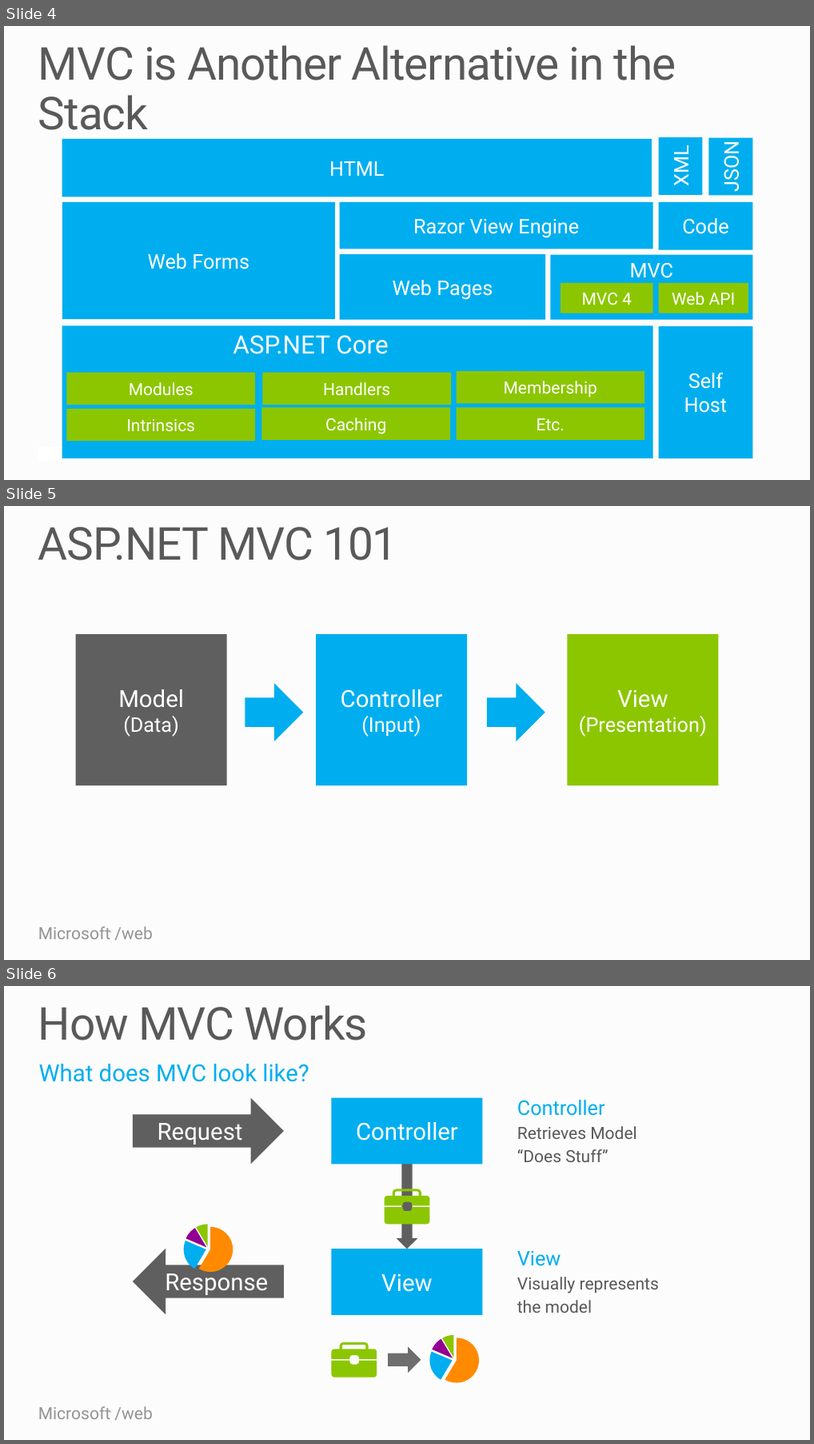
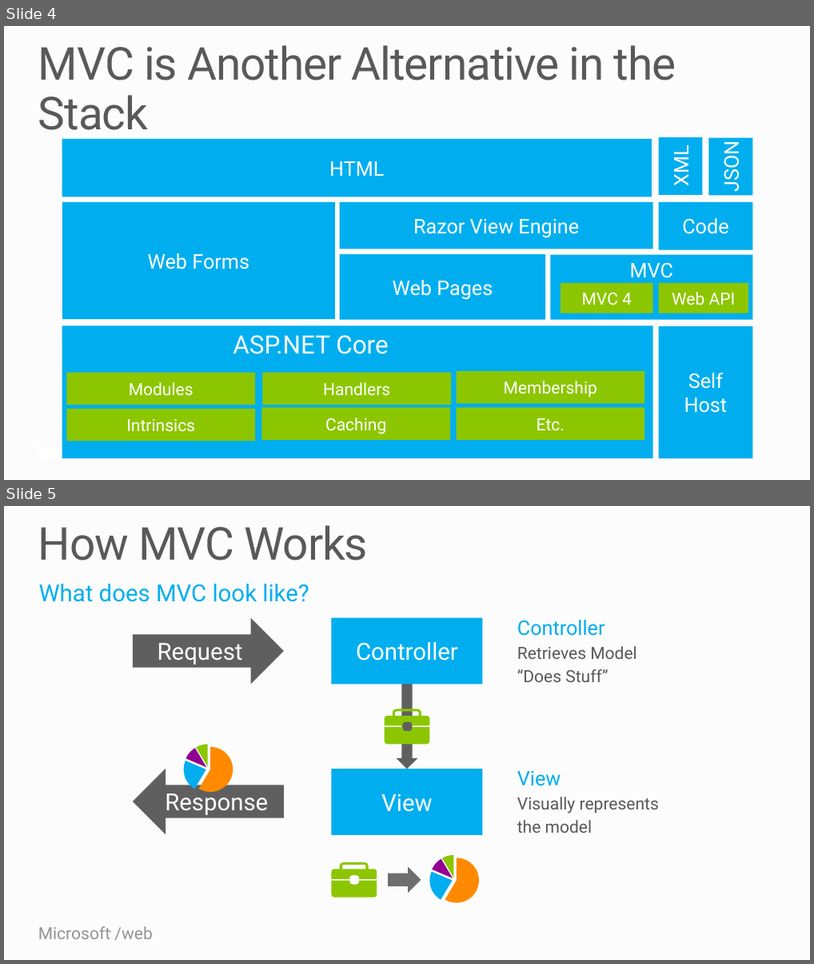
Before and after one commit to Microsoft-Web/PRESENTATION-BuildingDeployingMVC4, a slide deck: BuildingDeployingMVC4.pptx. Shown one above the other, each under a label of ours: slides 4, 5 and 6 before the commit, slides 4 and 5 after it. The pictures are 814x1444 and 814x964 pixels, drawn with LibreOffice and Linux fonts; fonts in the diff are those of the drawing. Boxes give left, top, right and bottom in pixels: in the first picture for what was removed or moved away, otherwise in the second. Text is boxed around its words. In the diff, an @@ line names an element or a change of style, - is before the commit and + after.

Commit message:
Slide updates

```diff
--- a/BuildingDeployingMVC4.pptx
+++ b/BuildingDeployingMVC4.pptx
@@ slide 5 removed at box(4, 506, 810, 960), background #FCFCFC; not listed: 2 template elements that a slide beside it also shows @@
@@ title removed at box(38, 527, 398, 560) @@
-ASP.NET MVC 101
@@ rectangle removed at box(76, 634, 227, 785) @@
-Model
-(Data)
@@ rectangle removed at box(316, 634, 467, 785) @@
-Controller
-(Input)
@@ rectangle removed at box(567, 634, 718, 785) @@
-View
-(Presentation)
@@ right arrow removed at box(246, 684, 303, 741) @@
@@ right arrow removed at box(487, 684, 546, 741) @@
@@ what was slide 6 is now slide 5 @@
```
